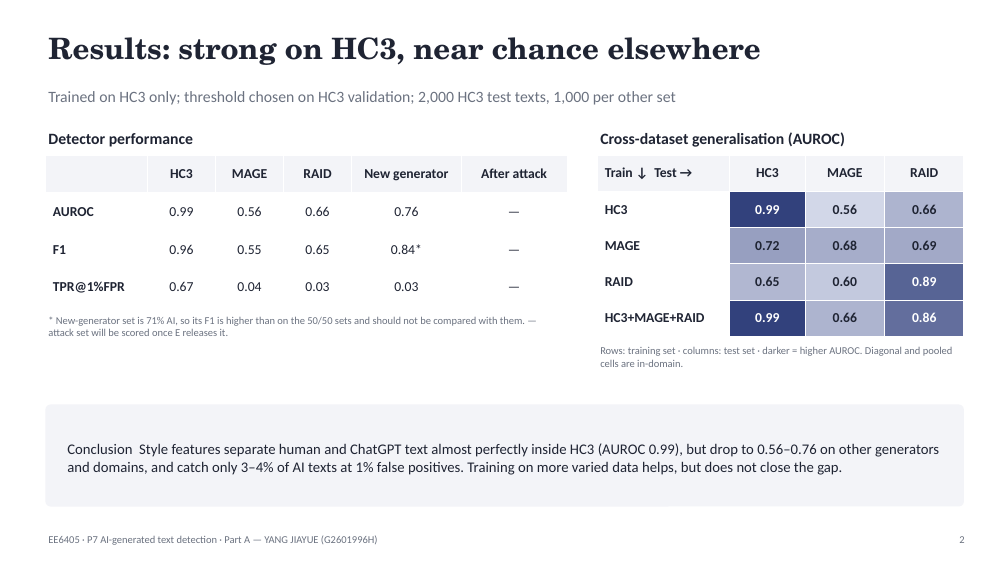
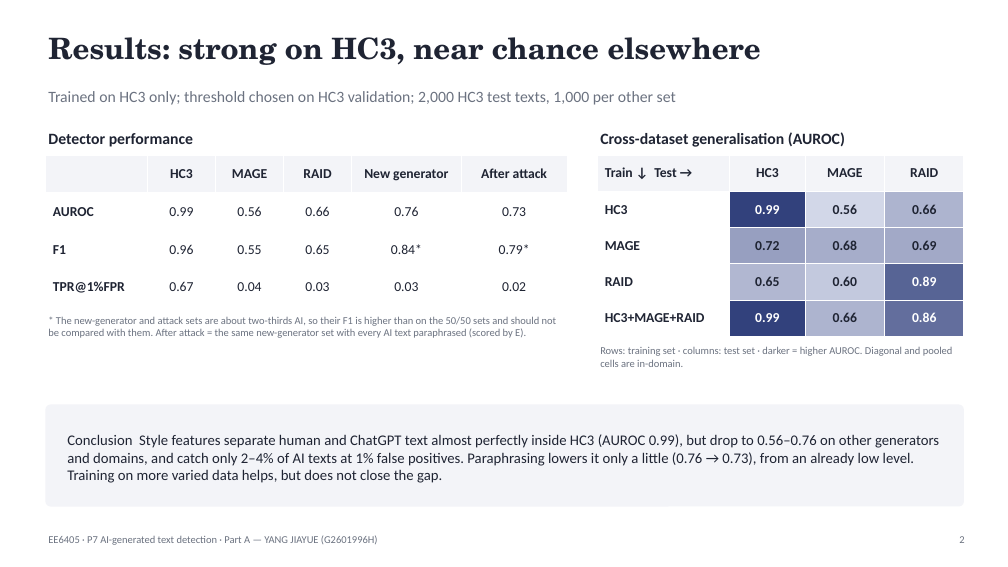
Before and after one commit to ZiyingTeng/AI-Detector, a slide deck: slide 2 of A_others/A_to_F/P7_A_slides.pptx. Drawn at 1008x567 pixels with LibreOffice and Linux fonts; fonts in the diff are those of the drawing. Boxes give left, top, right and bottom in pixels: in the first picture for what was removed or moved away, otherwise in the second. Text is boxed around its words. In the diff, an @@ line names an element or a change of style, - is before the commit and + after.

```diff
--- a/A_others/A_to_F/P7_A_slides.pptx
+++ b/A_others/A_to_F/P7_A_slides.pptx
@@ table at (x1=45, y1=155, x2=567, y2=306) @@
-row 2, column 6: —
+row 2, column 6: 0.73
-row 3, column 6: —
+row 3, column 6: 0.79*
-row 4, column 6: —
+row 4, column 6: 0.02
@@ text at (x1=48, y1=317, x2=557, y2=338): text changed @@
-* New-generator set is 71% AI, so its F1 is higher than on the 50/50 sets and should not be compared with them. — attack set will be scored once E releases it.
+* The new-generator and attack sets are about two-thirds AI, so their F1 is higher than on the 50/50 sets and should not be compared with them. After attack = the same new-generator set with every AI text paraphrased (scored by E).
@@ text at (x1=67, y1=434, x2=939, y2=483): text changed @@
-Conclusion Style features separate human and ChatGPT text almost perfectly inside HC3 (AUROC 0.99), but drop to 0.56–0.76 on other generators and domains, and catch only 3–4% of AI texts at 1% false positives. Training on more varied data helps, but does not close the gap.
+Conclusion Style features separate human and ChatGPT text almost perfectly inside HC3 (AUROC 0.99), but drop to 0.56–0.76 on other generators and domains, and catch only 2–4% of AI texts at 1% false positives. Paraphrasing lowers it only a little (0.76 → 0.73), from an already low level. Training on more varied data helps, but does not close the gap.
```
